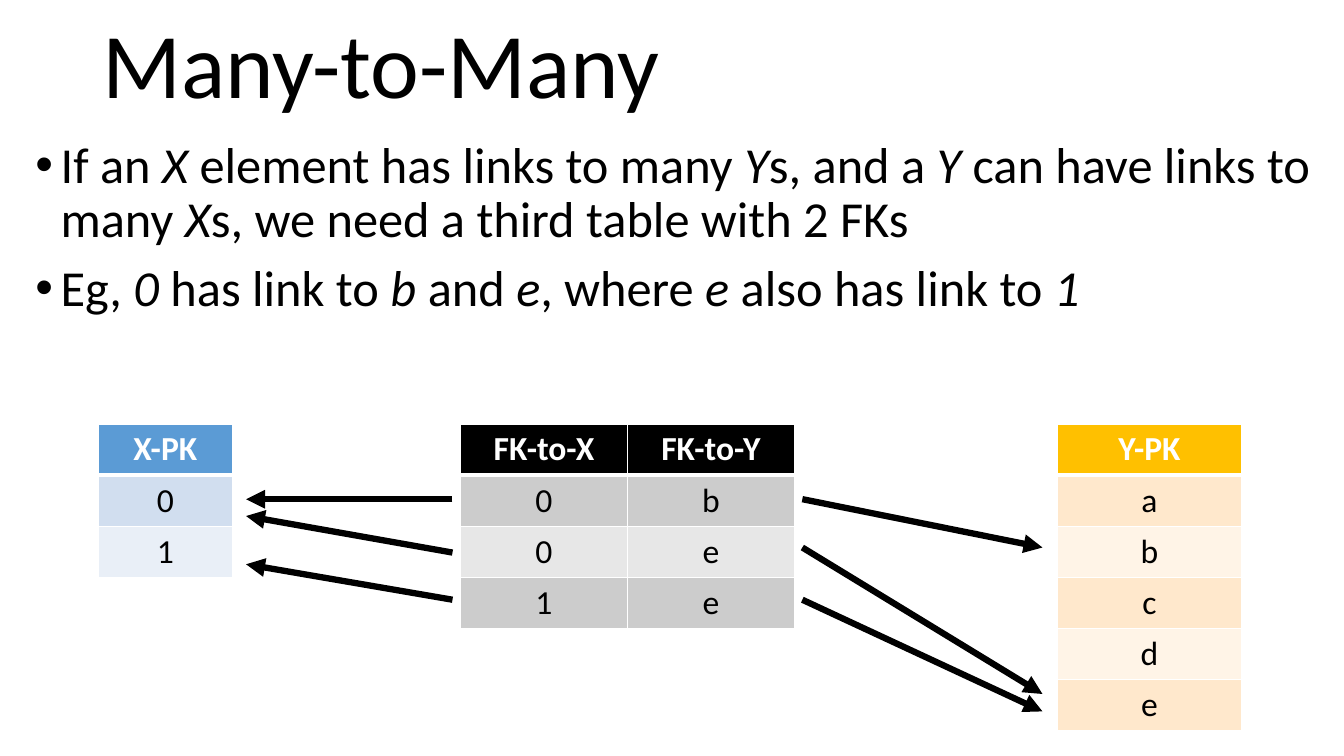
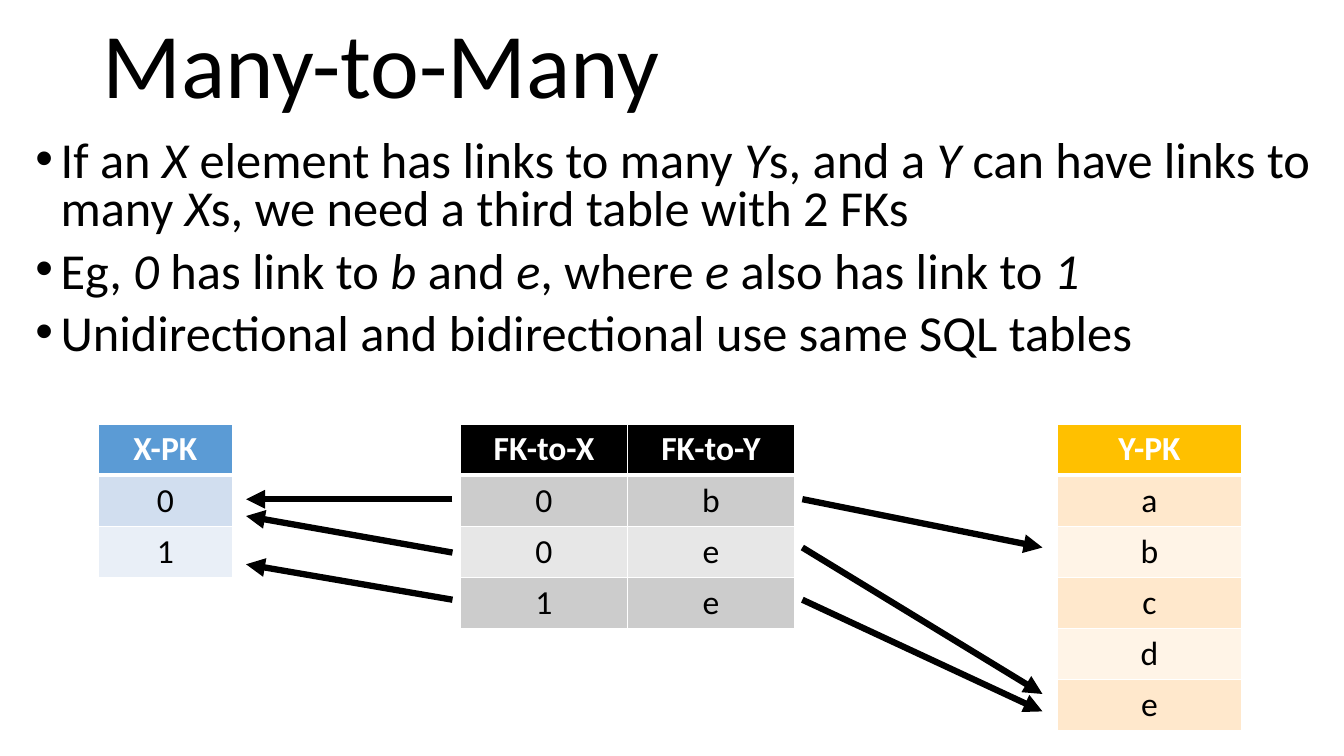
Before and after one commit to arcuri82/testing_security_development_enterprise_systems, a slide deck: slide 6 of doc/intro/slides/lesson_02_jpa.pptx (slide 7 before the commit). Drawn at 1344x756 pixels with LibreOffice and Linux fonts; fonts in the diff are those of the drawing. Boxes give left, top, right and bottom in pixels: in the first picture for what was removed or moved away, otherwise in the second. Text is boxed around its words. In the diff, an @@ line names an element or a change of style, - is before the commit and + after.

Commit message:
fixed wrong description of 1-to-Many

```diff
--- a/doc/intro/slides/lesson_02_jpa.pptx
+++ b/doc/intro/slides/lesson_02_jpa.pptx
@@ text at box(61, 143, 1310, 298): line spacing 0.9 to 0.8 @@
@@ text at box(61, 316, 1132, 358): paragraph added @@
+• Unidirectional and bidirectional use same SQL tables
```
Also in this commit, not shown: 1 other slide changed, 1 slide added, 1 other file.
